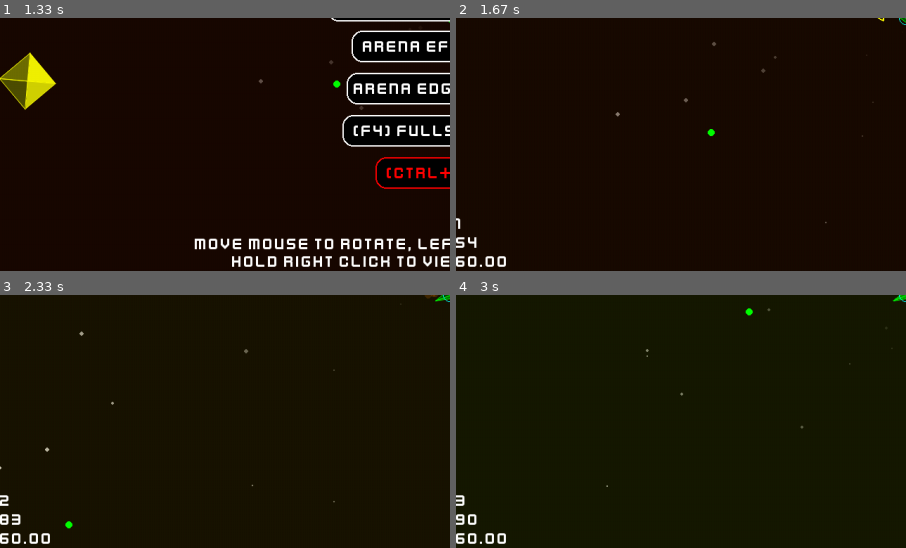
Above: before the commit, frames 1-4 (two rows, left to right).
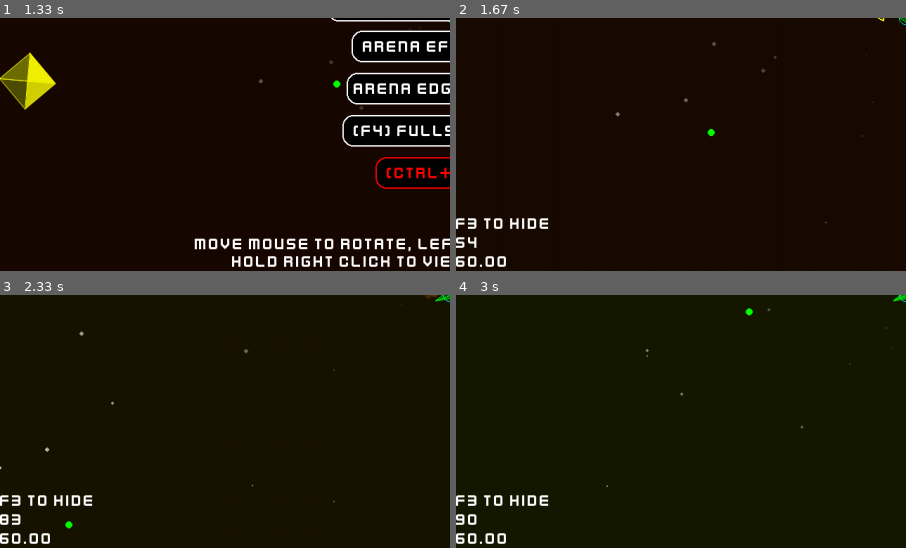
Above: after the commit, the same moments.

Repository: Binary-Ninja/pygame-summer-jam-2024
Game: pygame game, started from main.py
The game is run twice, just before and just after one commit, with the same random seed, the same clock (stepped at 60 frames per second) and the same inputs.
Inputs (mouse positions are % of the whole screen's width and height, from its top left):
- Up to frame 1 (1.33 s): click "(SPACE) PLAY" at 0.38 s; click (15, 87) at 0.72 s; tap Space at 1.07 s; click (30, 34) at 1.08 s
- Up to frame 2 (1.67 s): tap Space at 1.37 s; tap F3 at 1.5 s
- Up to frame 3 (2.33 s): click (21, 31) at 1.88 s; click (86, 57) at 2.22 s
- Up to frame 4 (3 s): click (19, 56) at 2.55 s; click (26, 68) at 2.88 s
The pictures show only the part of the screen within x 0-50%, y 50-100%; the shares and areas given below are measured in that part.

Frame 1 is identical in both runs. In frame 2, 0.5% of the frame differs, in the area x 0-21%, y 79-84%; in frame 3, 0.5%; in frame 4, 0.5%.

Commit message:
debug mode

Diff:
--- a/main.py
+++ b/main.py
@@ -461,7 +461,7 @@
             screen.blit(help_surf, help_surf.get_rect(centerx=screen.get_rect().centerx, bottom=screen.height))
 
         if debug:
-            fps_surf = font.render(f"{bullets.size}\n{nebula_particles.size}\n{clock.get_fps():.2f}",
+            fps_surf = font.render(f"F3 TO HIDE\n{nebula_particles.size}\n{clock.get_fps():.2f}",
                                    True, Color.WHITE)
             screen.blit(fps_surf, (0, screen.height - fps_surf.height))
 
